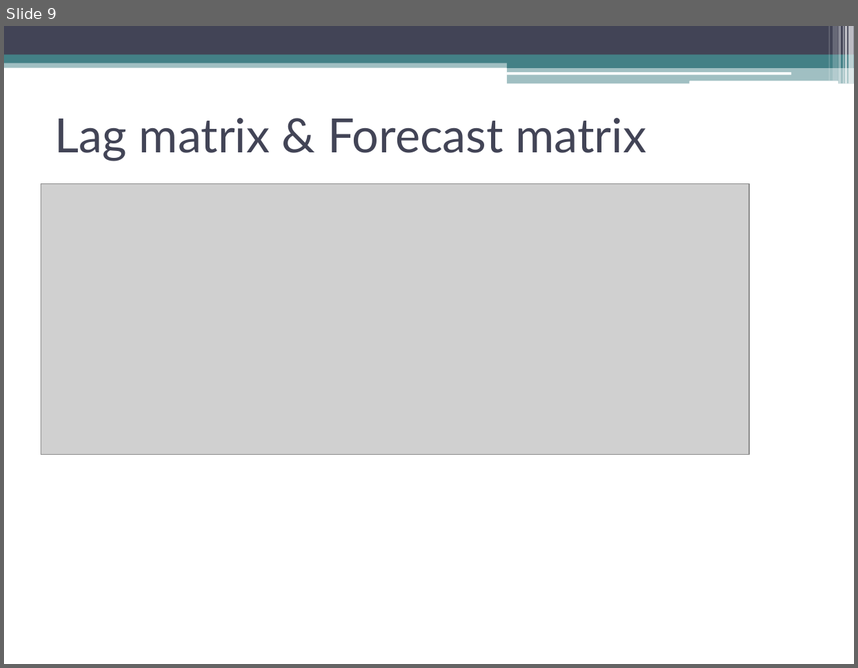
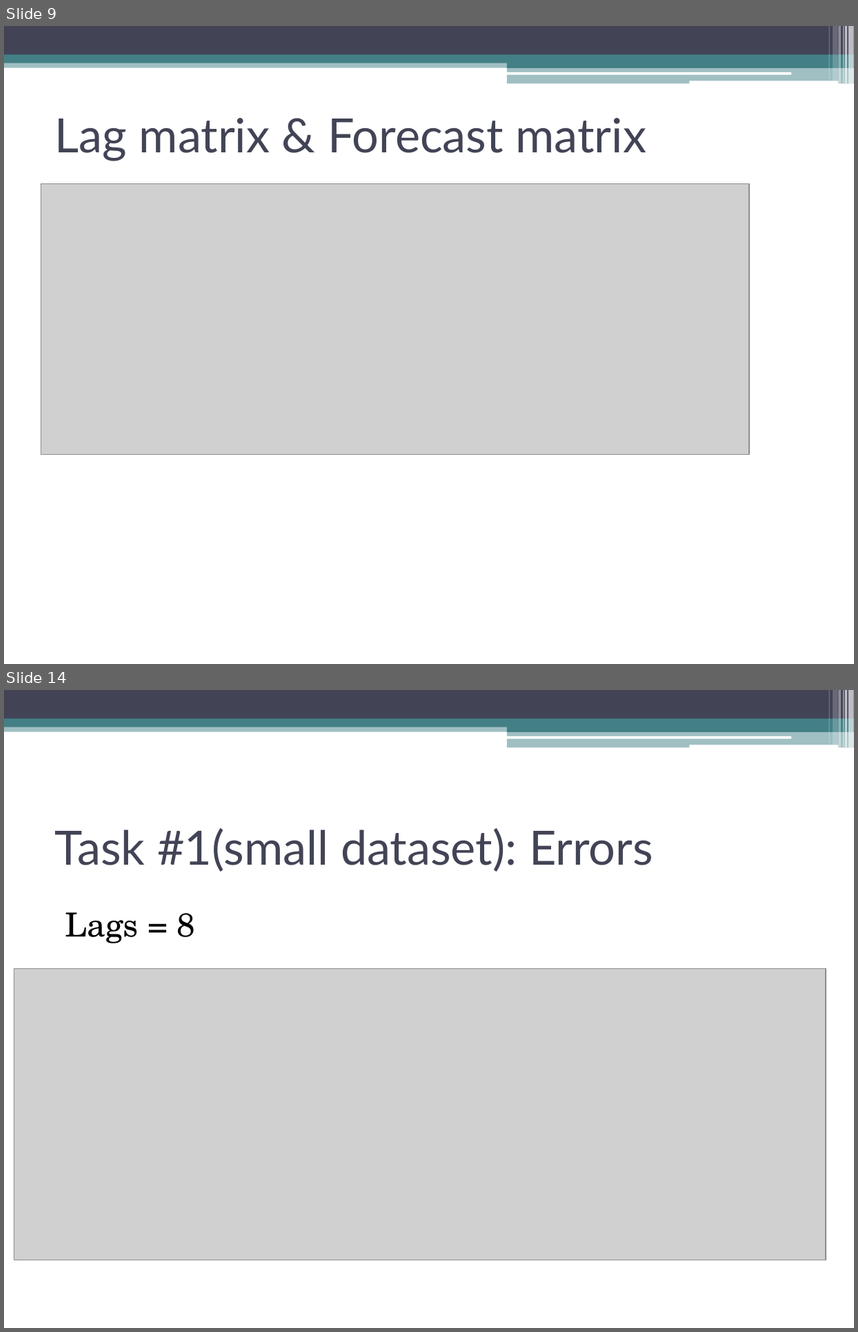
Before and after one commit to TarasKutsyk/ML-for-Automation-Project, a slide deck: Presentation ASHRAE.pptx. Shown one above the other, each under a label of ours: slide 9 before the commit, slides 9 and 14 after it; the slides between them are not shown. The pictures are 858x668 and 858x1332 pixels, drawn with LibreOffice and Linux fonts; fonts in the diff are those of the drawing; grey boxes stand for pictures. Boxes give left, top, right and bottom in pixels: in the first picture for what was removed or moved away, otherwise in the second. Text is boxed around its words. In the diff, an @@ line names an element or a change of style, - is before the commit and + after.

```diff
--- a/Presentation ASHRAE.pptx
+++ b/Presentation ASHRAE.pptx
@@ slide 14 added at (4,690,854,1328), background #FFFFFF; not listed: 13 template elements that a slide beside it also shows @@
@@ title added at (55,828,653,871), 40 pt, text #424456 @@
+Task #1(small dataset): Errors
@@ text added at (65,912,195,943), 28 pt, text #000000 @@
+Lags = 8
@@ picture added at (14,969,826,1261) @@
```
Also in this commit, not shown: 1 slide changed, 6 other slides added.
